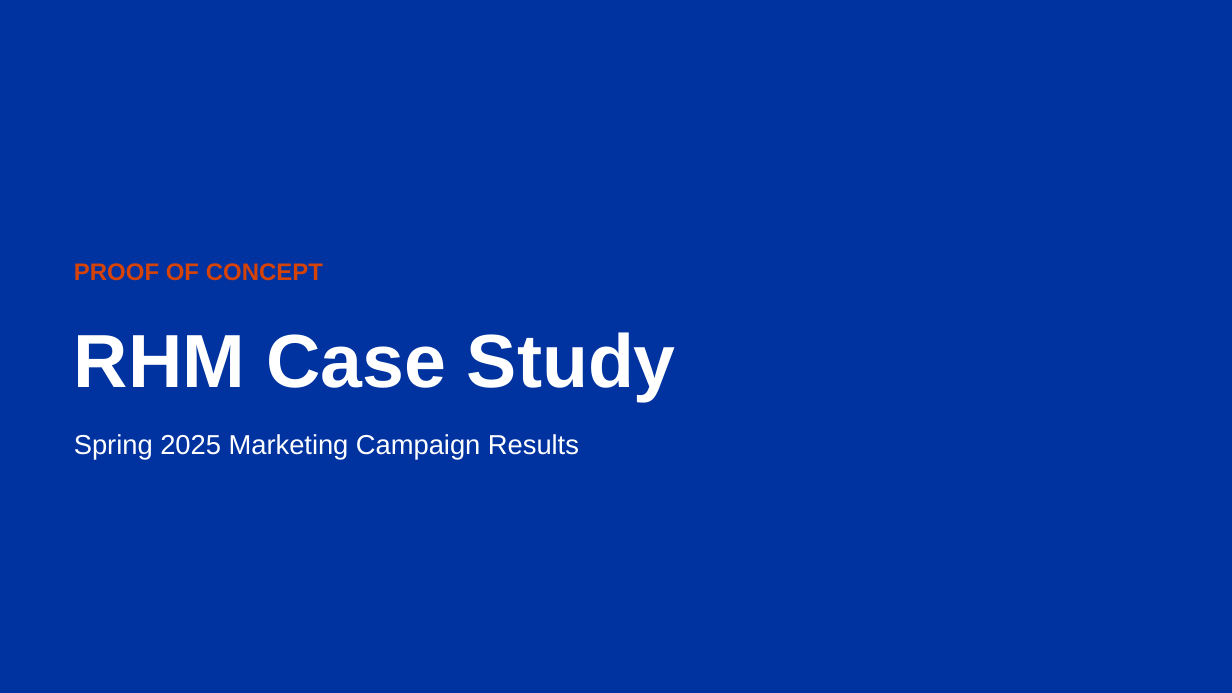
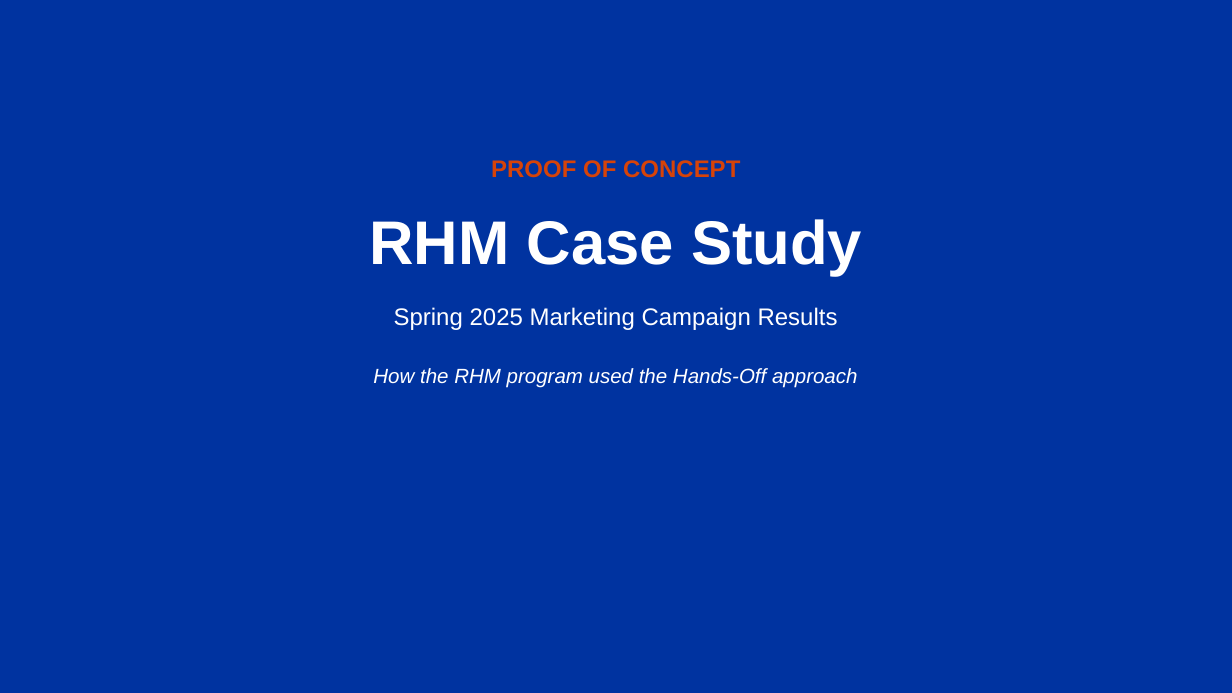
Before and after one commit to BenHowerton/RHM-Marketing-Handbook, a slide deck: slide 21 of COBE Marketing Playbook Updated After Comments.pptx (slide 29 before the commit). Drawn at 1232x693 pixels with LibreOffice and Linux fonts; fonts in the diff are those of the drawing. Boxes give left, top, right and bottom in pixels: in the first picture for what was removed or moved away, otherwise in the second. Text is boxed around its words. In the diff, an @@ line names an element or a change of style, - is before the commit and + after.

```diff
--- a/COBE Marketing Playbook Updated After Comments.pptx
+++ b/COBE Marketing Playbook Updated After Comments.pptx
@@ text "PROOF OF CONCEPT": place and size @@
-text "PROOF OF CONCEPT" at bbox=[74, 263, 323, 281]
+text "PROOF OF CONCEPT" at bbox=[491, 160, 740, 178]
@@ text "PROOF OF CONCEPT" at bbox=[491, 160, 740, 178]: alignment left to centre; vertical alignment middle to top @@
@@ text "RHM Case Study": place and size @@
-text "RHM Case Study" at bbox=[74, 332, 676, 401]
+text "RHM Case Study" at bbox=[370, 219, 862, 276]
@@ text "RHM Case Study" at bbox=[370, 219, 862, 276]: size 44 to 36 pt; alignment left to centre; vertical alignment middle to top @@
@@ text "Spring 2025 Marketing Campaign Results": place and size @@
-text "Spring 2025 Marketing Campaign Results" at bbox=[74, 434, 579, 460]
+text "Spring 2025 Marketing Campaign Results" at bbox=[394, 307, 838, 330]
@@ text "Spring 2025 Marketing Campaign Results" at bbox=[394, 307, 838, 330]: size 16 to 14 pt; alignment left to centre; vertical alignment middle to top @@
@@ text added at bbox=[373, 368, 857, 388], 12 pt, text #FFFFFF, italic @@
+How the RHM program used the Hands-Off approach
```
Also in this commit, not shown: 24 other slides changed, 20 slides added, 12 slides removed.
